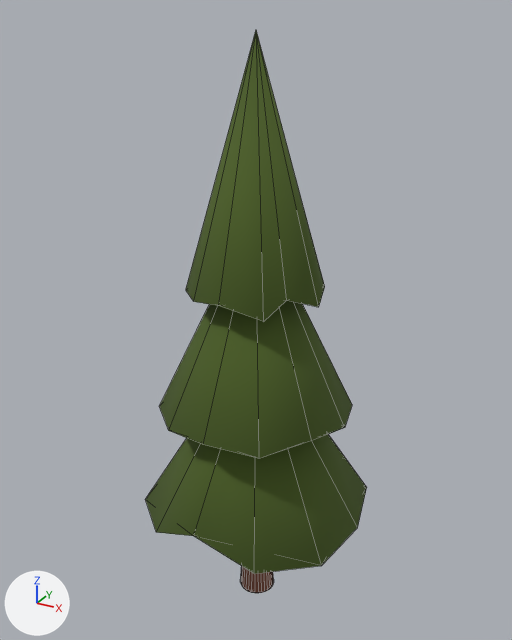
The glTF model apps/garden/public/assets/models/Pine.glb: old version first, new version second.
Before and after are seen from a camera (50 mm lens) standing at (1.42, -2.6, 2.84) and looking at (-0.03, 0.05, 1.52). Lighting does not change. The marker at lower left points along +X, +Y and +Z. The picture after the commit comes second. Mesh edges are drawn as thin lines. Where no turn or scale is listed for an object, it has been applied to the vertices. Vertices at exactly the same position are counted once.

Objects in the first picture: 'Tree 2'.
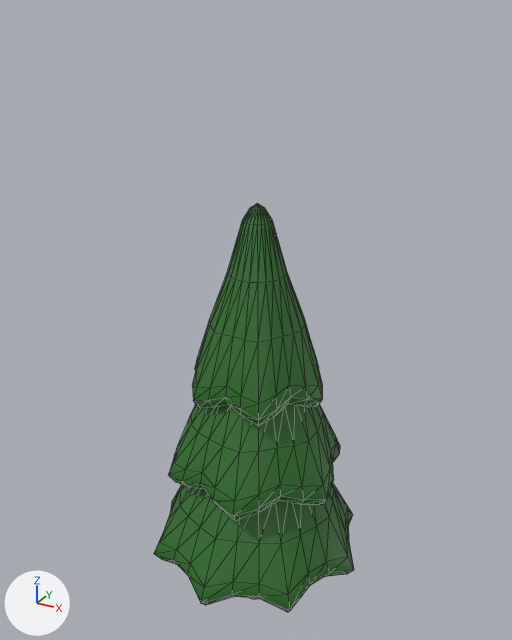
Where the change shows, as pixel boxes [x1, y1, x2, y2] in the pictures (512 x 640 px):
'Tree 2', recoloured, reshaped (10% narrower, 27% shorter)
    before: [145, 31, 367, 593]
    after: [154, 203, 354, 612]
part 1 of me_three_2, rebuilt (not visible afterwards)
    before: [240, 567, 274, 593]
part 2 of me_three_2, rebuilt (23% narrower, 16% shorter)
    before: [145, 435, 367, 574]
    after: [169, 404, 340, 521]
part 3 of me_three_2, rebuilt
    before: [159, 300, 352, 459]
    after: [192, 203, 323, 426]
part 4 of me_three_2, added (green)
    after: [154, 483, 354, 612]
part 5 of me_three_2, deleted (green)
    before: [186, 31, 325, 322]

The change, as a list of edits to the scene's bpy script:
```text
Change mat_material_colorpalettemain:
    where n0 = _N.new('ShaderNodeBsdfPrincipled'); n0.name = 'Principled BSDF'
    n0.inputs[2].default_value: 1.0 -> 0.55  # 'Roughness'
    add n3 = _N.new('ShaderNodeMix'); n3.name = 'Mix'
    add n3.data_type = 'RGBA'
    add n3.blend_type = 'MULTIPLY'
    add n3.inputs[0].default_value = 1.0  # 'Factor'
    add n3.inputs[7].default_value = (0.338, 0.222, 0.0348, 1.0)  # 'B', yellow #9d8234
    where n2 = _N.new('ShaderNodeTexImage'); n2.name = 'Image Texture'
    remove _L.new(n2.outputs[0], n0.inputs[0])  # 'Color' to 'Base Color'
    add _L.new(n3.outputs[2], n0.inputs[0])  # 'Result' to 'Base Color'
    add _L.new(n2.outputs[0], n3.inputs[6])  # 'Color' to 'A'
Change me_three_2:
    used by ob_tree_2; location = (0.0, 0.0, 1.0)
    remove me_three_2.from_pydata(...)  # 103 vertices, 190 faces; spans x -0.57..0.54, y -0.57..0.54, z -1.0..1.76
    add me_three_2.from_pydata(...)  # 696 vertices, 1376 faces; spans x -0.54..0.54, y -0.54..0.54, z -1.02..1.08
    me_three_2 part 1: the loose piece of 64 vertices spanning x -0.09..0.09, y -0.09..0.09, z -1.0..0.02 is rebuilt with 42 vertices and now spans x -0.12..0.12, y -0.11..0.11, z -1.02..-0.5
    me_three_2 part 2: the loose piece of 13 vertices spanning x -0.57..0.54, y -0.57..0.54, z -0.49..0.47 is rebuilt with 218 vertices and now spans x -0.43..0.43, y -0.43..0.43, z -0.26..0.49
    me_three_2 part 3: the loose piece of 13 vertices spanning x -0.47..0.45, y -0.47..0.45, z 0.06..1.05 is rebuilt with 218 vertices and now spans x -0.34..0.34, y -0.3..0.3, z 0.17..1.08
    me_three_2 part 4: a new loose piece of 218 vertices spanning x -0.54..0.54, y -0.54..0.54, z -0.73..0.05, in mat_material_colorpalettemain
    me_three_2 part 5
    13 vertices are removed from x -0.32..0.33, y -0.32..0.31, z 0.67..1.76
    22 faces are deleted
```
